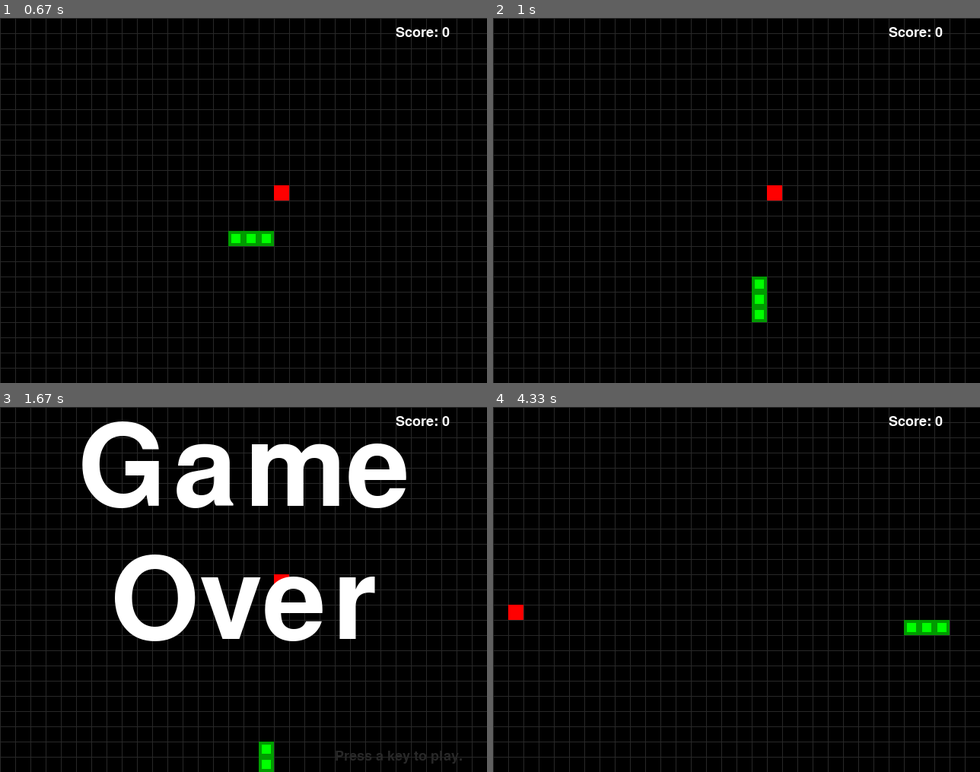
Above: before the commit, frames 1-4 (two rows, left to right).
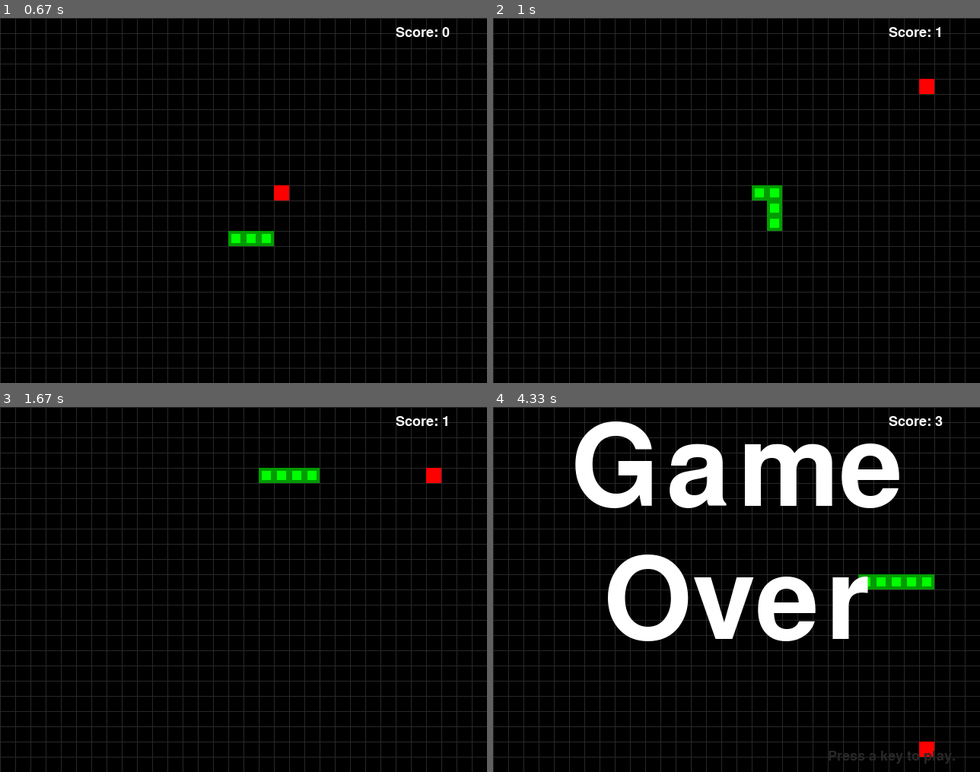
Above: after the commit, the same moments.

Repository: hungryogre/pygame-wormy
Game: pygame game, started from wormy/wormy/wormy.py
The game is run twice, just before and just after one commit, with the same random seed, the same clock (stepped at 60 frames per second) and the same inputs.
Inputs:
- Up to frame 1 (0.67 s): tap Enter at 0.33 s
- Up to frame 2 (1 s): tap S at 0.67 s
- Up to frame 3 (1.67 s): no input
- Up to frame 4 (4.33 s): tap W at 3.57 s

Frame 1 is identical in both runs. In frame 2, 1.1% of the frame differs, in the area x 53-93%, y 2-84%; in frame 3, 13%; in frame 4, 13%, in the area x 3-95%, y 2-98%.

Commit message:
Wormy picks new direction

Diff:
--- a/wormy/wormy/wormy.py
+++ b/wormy/wormy/wormy.py
@@ -73,6 +73,15 @@
                     direction = DOWN
                 elif event.key == K_ESCAPE:
                     terminate()
+
+        if (direction == UP and apple['y'] >= wormCoords[HEAD]['y']):
+            direction = LEFT if wormCoords[HEAD]['x'] >= apple['x'] else RIGHT
+        elif (direction == RIGHT and apple['x'] <= wormCoords[HEAD]['x']):
+            direction = UP if wormCoords[HEAD]['y'] >= apple['y'] else DOWN
+        elif (direction == DOWN and apple['y'] <= wormCoords[HEAD]['y']):
+            direction = RIGHT if wormCoords[HEAD]['x'] <= apple['x'] else LEFT
+        elif (direction == LEFT and apple['x'] >= wormCoords[HEAD]['x']):
+            direction = UP if wormCoords[HEAD]['y'] >= apple['y'] else DOWN
 
         # check if the worm has hit itself or the edge
         if wormCoords[HEAD]['x'] == -1 or wormCoords[HEAD]['x'] == CELLWIDTH or wormCoords[HEAD]['y'] == -1 or wormCoords[HEAD]['y'] == CELLHEIGHT:
